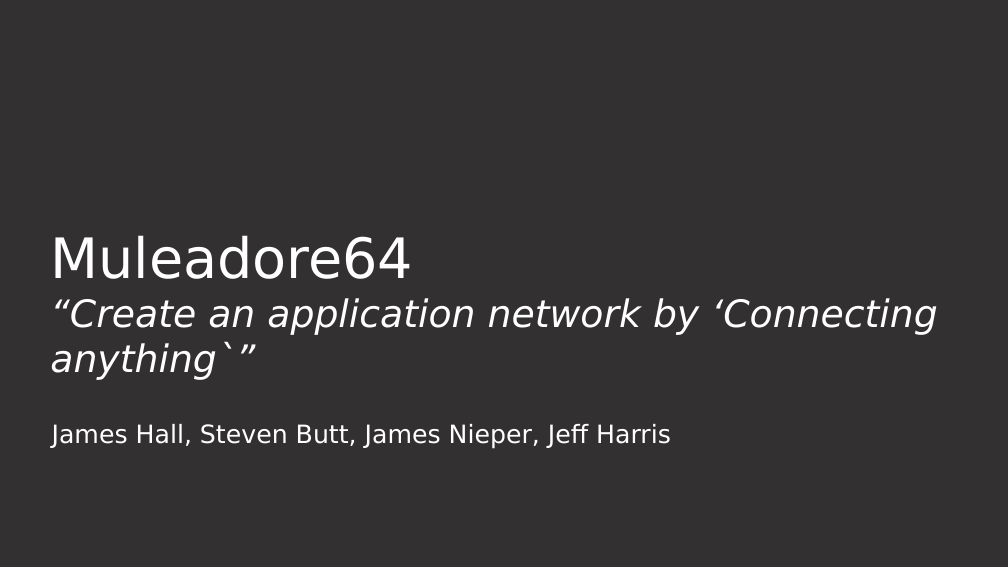
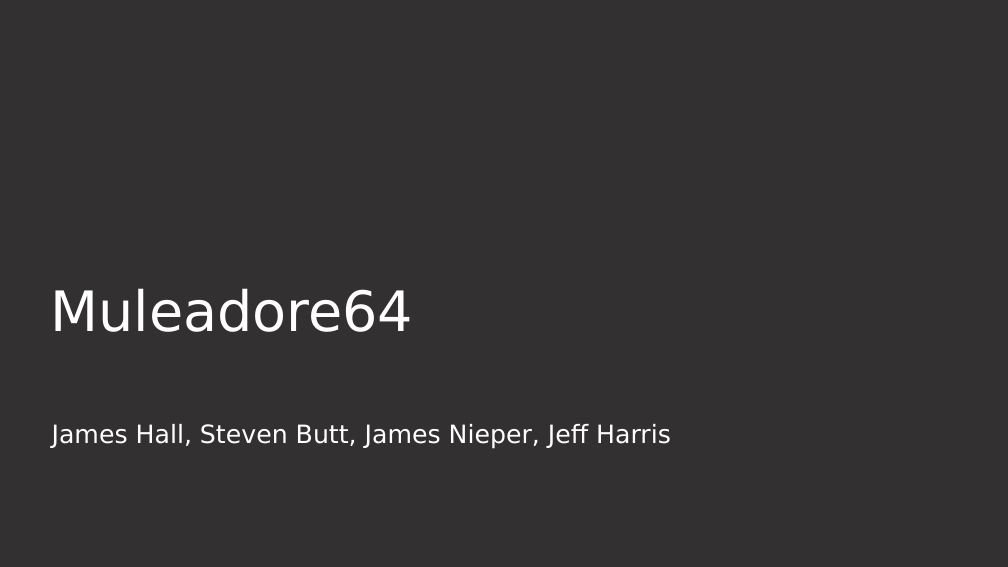
Before and after one commit to mulesoft-labs/muleadore64, a slide deck: slide 1 of demo-presentation.pptx. Drawn at 1008x567 pixels with LibreOffice and Linux fonts; fonts in the diff are those of the drawing; background and template pictures are left out. Boxes give left, top, right and bottom in pixels: in the first picture for what was removed or moved away, otherwise in the second. Text is boxed around its words. In the diff, an @@ line names an element or a change of style, - is before the commit and + after.

Commit message:
updated presentation

```diff
--- a/demo-presentation.pptx
+++ b/demo-presentation.pptx
@@ title at [50, 288, 413, 332]: text changed; size 36 to 53 pt; italic off @@
-Muleadore64
-“Create an application network by ‘Connecting anything`”
+Muleadore64
```
Also in this commit, not shown: 1 other slide changed.
